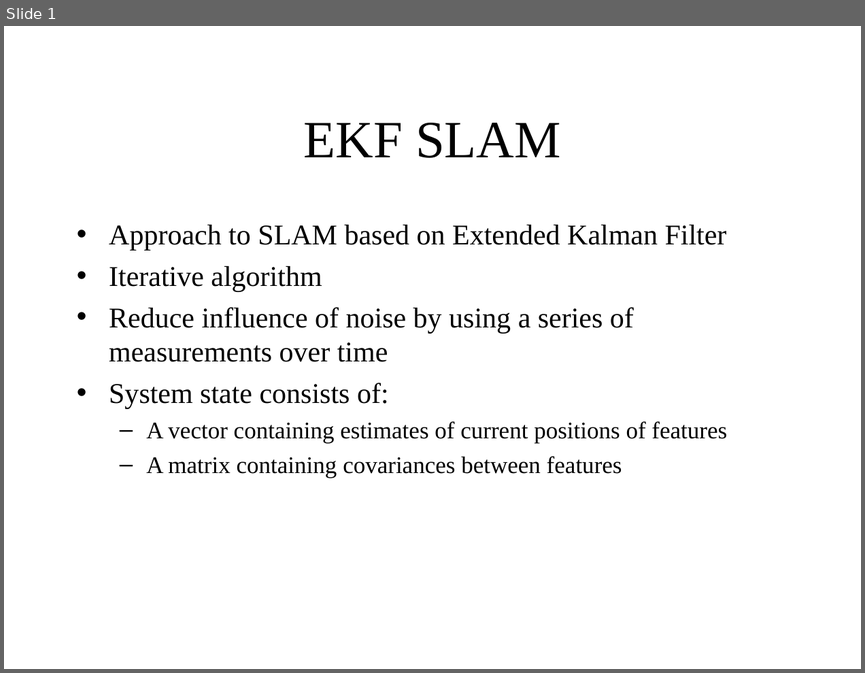
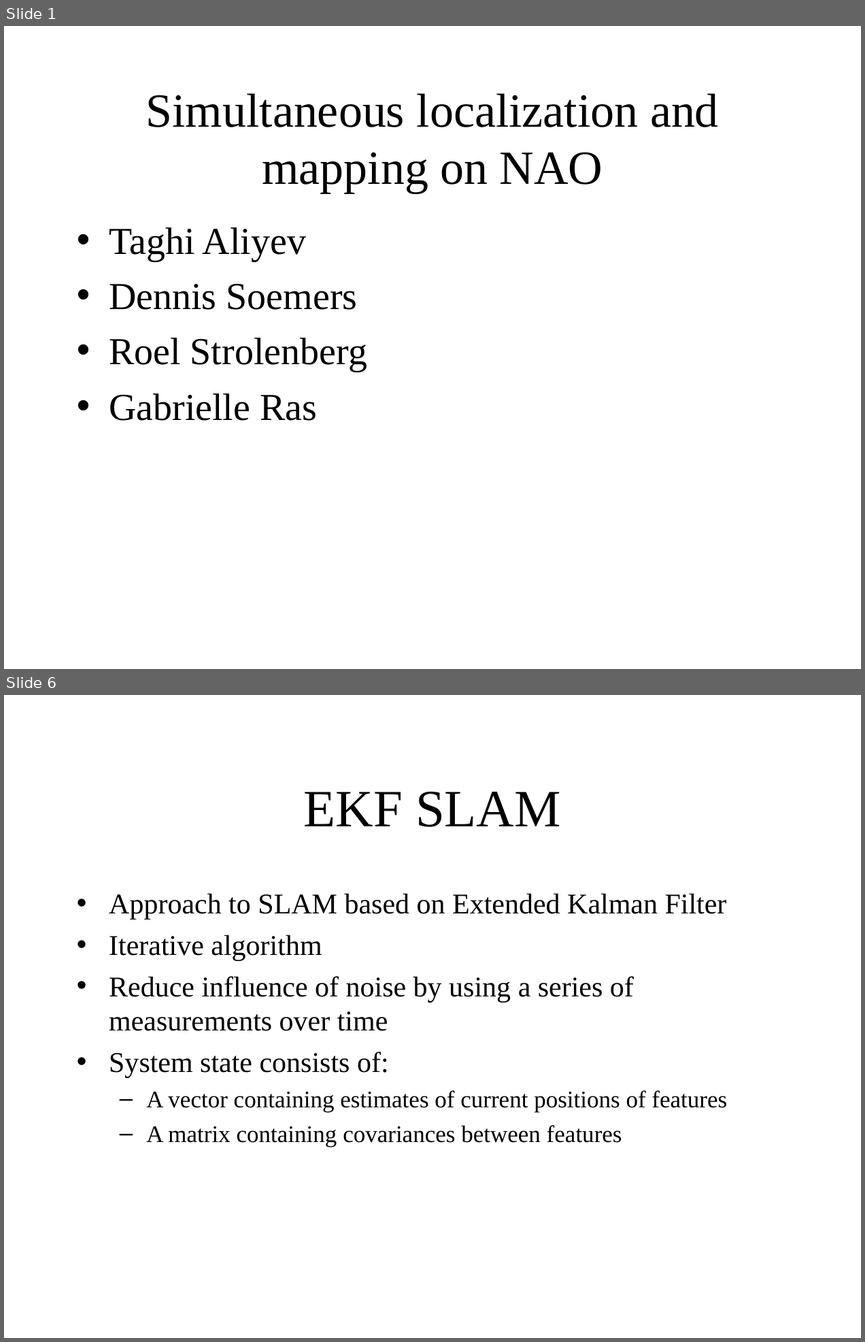
Before and after one commit to HerkyJerky/NAO-ALPHA-AS-FUCK-ROBOTS, a slide deck: Presentation Parts/EKF SLAM part.ppt. Shown one above the other, each under a label of ours: slide 1 before the commit, slides 1 and 6 after it; the slides between them are not shown. The pictures are 865x673 and 865x1342 pixels, drawn with LibreOffice and Linux fonts; fonts in the diff are those of the drawing. Boxes give left, top, right and bottom in pixels: in the first picture for what was removed or moved away, otherwise in the second. Text is boxed around its words. In the diff, an @@ line names an element or a change of style, - is before the commit and + after.

```diff
--- a/Presentation Parts/EKF SLAM part.ppt
+++ b/Presentation Parts/EKF SLAM part.ppt
@@ slide 1 added at box(4, 26, 861, 669), background #FFFFFF @@
@@ title added at box(146, 93, 719, 193), 40 pt, text #000000 @@
+Simultaneous localization and mapping on NAO
@@ text added at box(109, 227, 367, 420), 32 pt, text #000000 @@
+• Taghi Aliyev
+• Dennis Soemers
+• Roel Strolenberg
+• Gabrielle Ras
@@ what was slide 1 is now slide 6 @@
```
Also in this commit, not shown: 4 other slides added.
